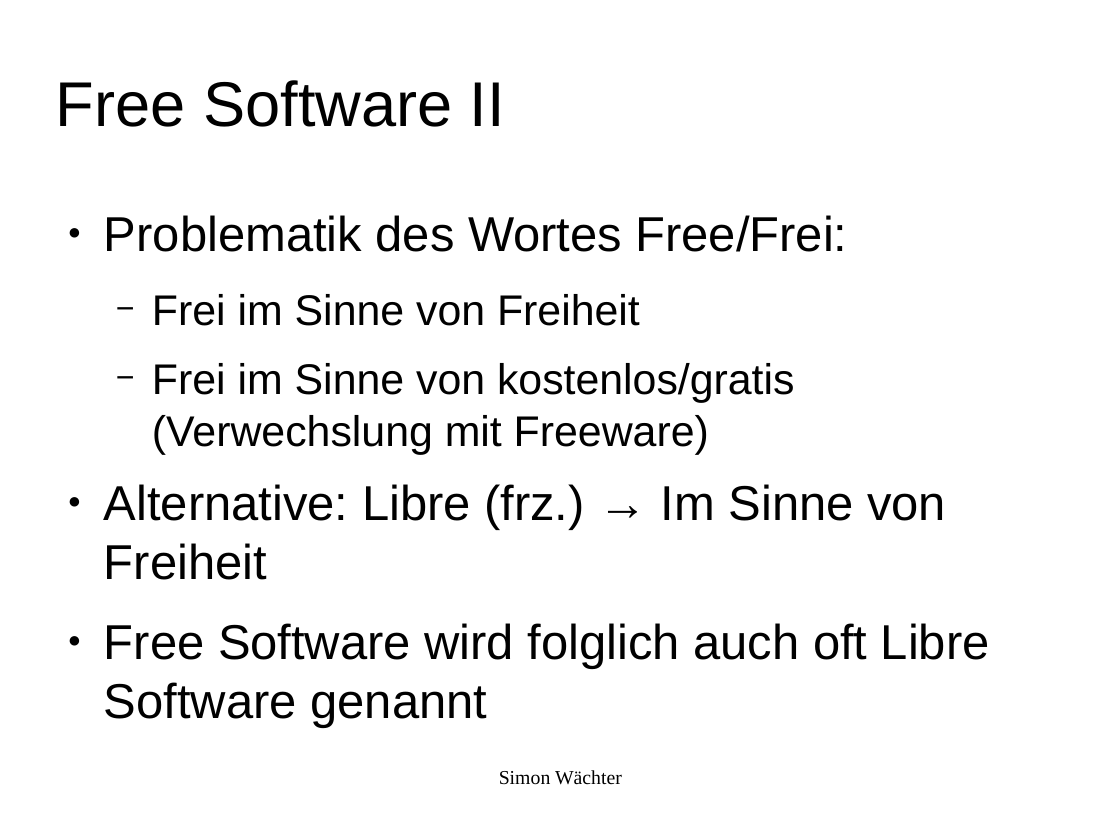
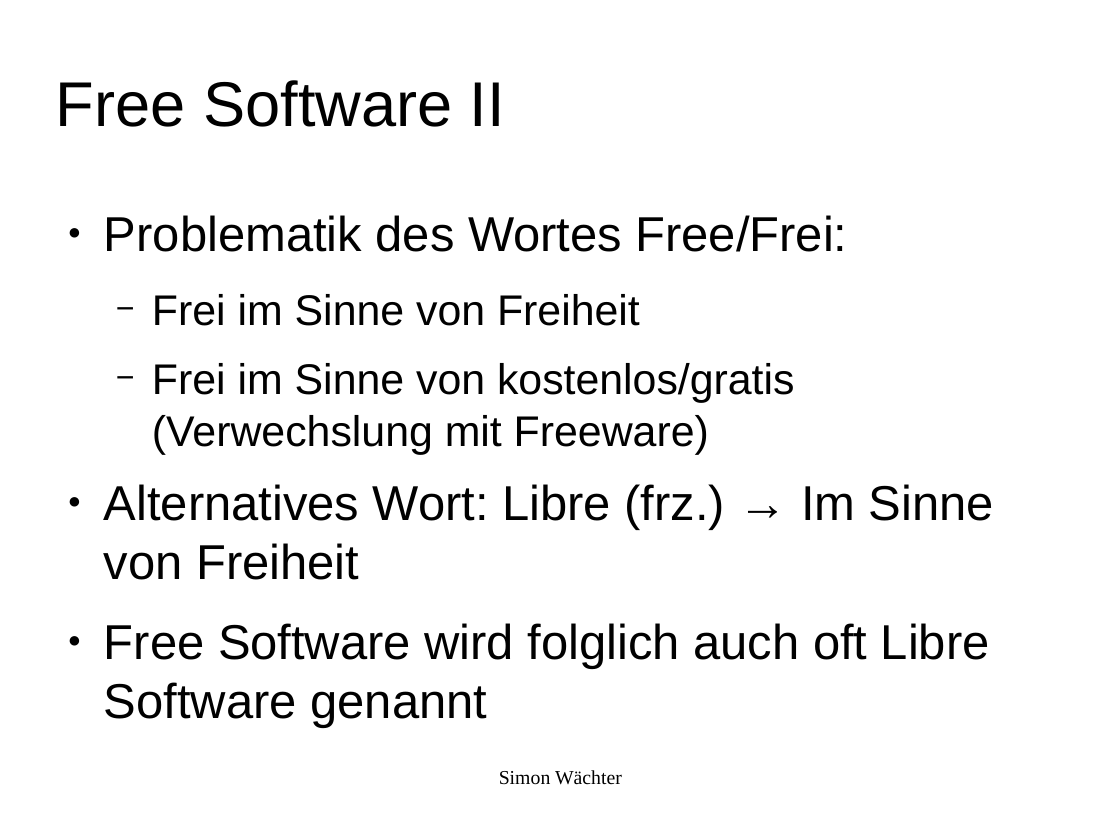
Before and after one commit to swaechter/presentations, a slide deck: slide 10 of 2014_05_10_Ubucon_2014/Freie_Software_Was_ist_das.odp. Drawn at 1120x840 pixels with LibreOffice and Linux fonts; fonts in the diff are those of the drawing; background and template pictures are left out. Boxes give left, top, right and bottom in pixels: in the first picture for what was removed or moved away, otherwise in the second. Text is boxed around its words. In the diff, an @@ line names an element or a change of style, - is before the commit and + after.

```diff
--- a/2014_05_10_Ubucon_2014/Freie_Software_Was_ist_das.odp
+++ b/2014_05_10_Ubucon_2014/Freie_Software_Was_ist_das.odp
@@ text at [104, 484, 994, 580]: text changed @@
-● Alternative: Libre (frz.) → Im Sinne von Freiheit
+● Alternatives Wort: Libre (frz.) → Im Sinne von Freiheit
```
Also in this commit, not shown: 14 other slides changed, 5 slides added, 2 slides removed.
